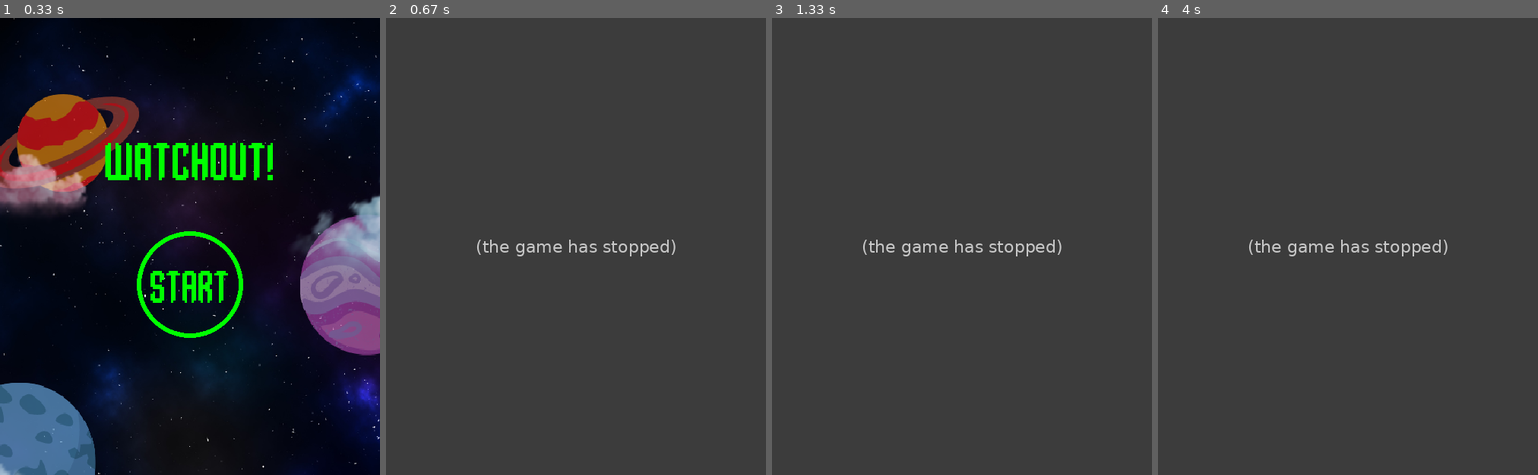
Above: before the commit, frames 1-4 (left to right).
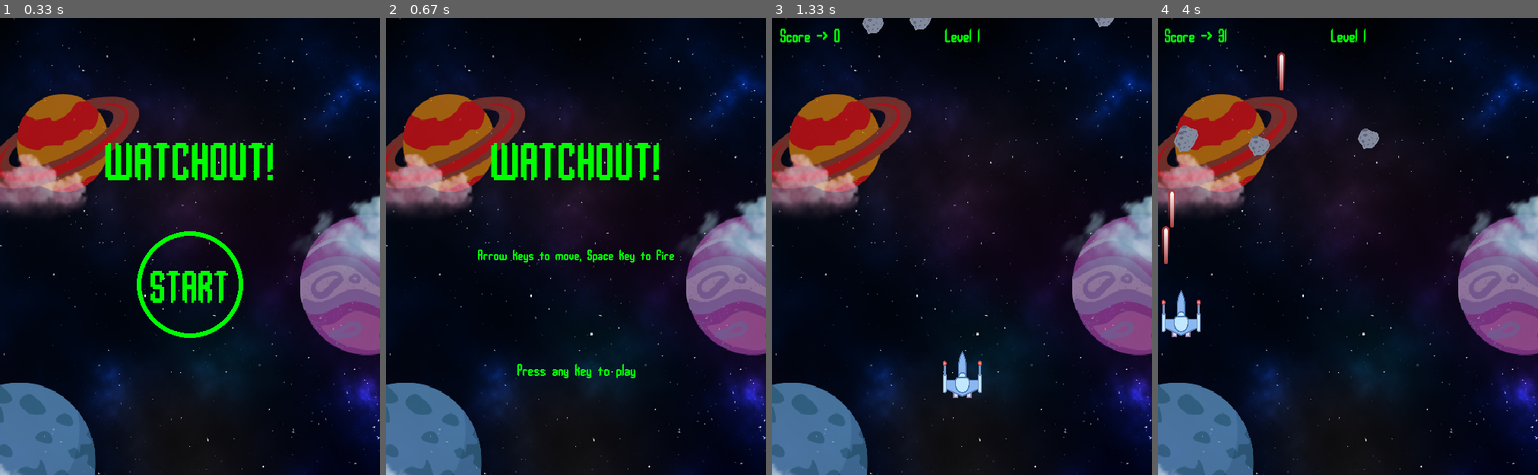
Above: after the commit, the same moments.

Repository: Hans299/Tubes_PBO
Game: pygame game, started from game.py
Two runs of this game, one before a commit and one after it. Both use one fixed random seed, a clock stepped at 60 frames per second and the inputs below.
Inputs (mouse positions are in pixels of both pictures, inside the frame that each line leads up to):
- Up to frame 1 (0.33 s): no input
- Up to frame 2 (0.67 s): click "START" at 0.38 s
- Up to frame 3 (1.33 s): hold Right 0.67-1.13 s; move the mouse to (946, 264) at 0.7 s; hold Up from 1.17 s (still down)
- Up to frame 4 (4 s): release Up at 1.47 s; hold Right 1.5-1.97 s; hold Left 2-2.53 s; tap Space at 2.57, 2.97, 3.3, 3.6, 3.73 s; hold Down 2.9-3.2 s; hold Left 3.23-3.63 s; tap 1 at 3.38 s; hold Up from 3.67 s (still down); tap 4 at 3.82 s

Frame 1 is identical in both runs. In frame 2, 100% of the frame differs, in the area x 0-100%, y 0-100%; in frame 3, 100%; in frame 4, 100%.
Error before the commit: ValueError: math domain error (game.py line 232); the game stopped at 0.38 s (later frames are placeholders)

Commit message:
Bug Fix on Player by Faisal
memperbaiki bug pada fungsi player

Diff:
--- a/game.py
+++ b/game.py
@@ -19,8 +19,8 @@
 tittle_font = pygame.font.SysFont("dejavuserif",40)
 
 class Player(pygame.sprite.Sprite):
-    def _init_(self):
-        pygame.sprite.Sprite._init_(self)
+    def __init__(self):
+        pygame.sprite.Sprite.__init__(self)
         self.image=pygame.transform.scale(image.player,(60,65))
         self.rect=self.image.get_rect()
         self.rect.centerx = WIDTH/2
@@ -66,8 +66,8 @@
         draw_text(layar, f"Score -> {self.score_val}", 24, WIDTH-450, HEIGHT-590)
 
 class Rock(pygame.sprite.Sprite):
-    def _init_(self):
-        pygame.sprite.Sprite._init_(self)
+    def __init__(self):
+        pygame.sprite.Sprite.__init__(self)
         self.image=pygame.transform.scale(image.rock,(43,42))
 
         self.rect=self.image.get_rect()
@@ -87,8 +87,8 @@
             self.speedy=random.randrange(2,8)
 
 class Bullet(pygame.sprite.Sprite):
-    def _init_(self,position:pygame.Vector2,angle:float=-90):
-        pygame.sprite.Sprite._init_(self)
+    def __init__(self,position:pygame.Vector2,angle:float=-90):
+        pygame.sprite.Sprite.__init__(self)
         self.image=pygame.transform.rotate(pygame.transform.scale(image.bullet,(10,50)),-angle+180+90)
         self.rect=self.image.get_rect()
         self.rect.midbottom=position
@@ -101,8 +101,8 @@
             self.kill()
 
 class Healthbar(pygame.sprite.Sprite):
-    def _init_(self):
-        pygame.sprite.Sprite._init_(self)
+    def __init__(self):
+        pygame.sprite.Sprite.__init__(self)
         # Create a surface with the size of the player
         self.image = pygame.Surface((WIDTH*4/5, 10))
         # Set the color of the surface
@@ -114,8 +114,8 @@
         self.rect.bottom = 80
 
 class Boss(pygame.sprite.Sprite):
-    def _init_(self, max_health:int, attack_speed:int = 50):
-        pygame.sprite.Sprite._init_(self)
+    def __init__(self, max_health:int, attack_speed:int = 50):
+        pygame.sprite.Sprite.__init__(self)
         self.source_image = pygame.transform.rotate(
             pygame.transform.scale(image.player,(120,130)),
             -90
@@ -229,7 +229,7 @@
                 pygame.quit()
             if event.type == pygame.MOUSEBUTTONDOWN:
                 xpos, ypos = pygame.mouse.get_pos()
-                cek = math.sqrt((xvar - xpos)*2 + (yvar - ypos)*2)
+                cek = math.sqrt((xvar - xpos)**2 + (yvar - ypos)**2)
                 if cek <= 70:
                     waiting = False
                     waiting_screen()
@@ -255,7 +255,7 @@
                 pygame.quit()
             if event.type == pygame.MOUSEBUTTONDOWN:
                 xpos, ypos = pygame.mouse.get_pos()
-                cek = math.sqrt((xvar - xpos)*2 + (yvar - ypos)*2)
+                cek = math.sqrt((xvar - xpos)**2 + (yvar - ypos)**2)
                 if cek <= 70:
                     player.score_val = 0
                     waiting = False
